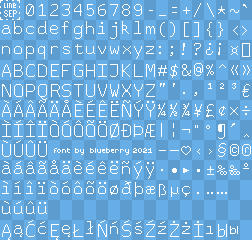
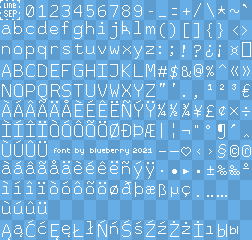
Layers edited between the first and the second 252x240 image:
painted on "moomoo" over [26,4,251,197]
